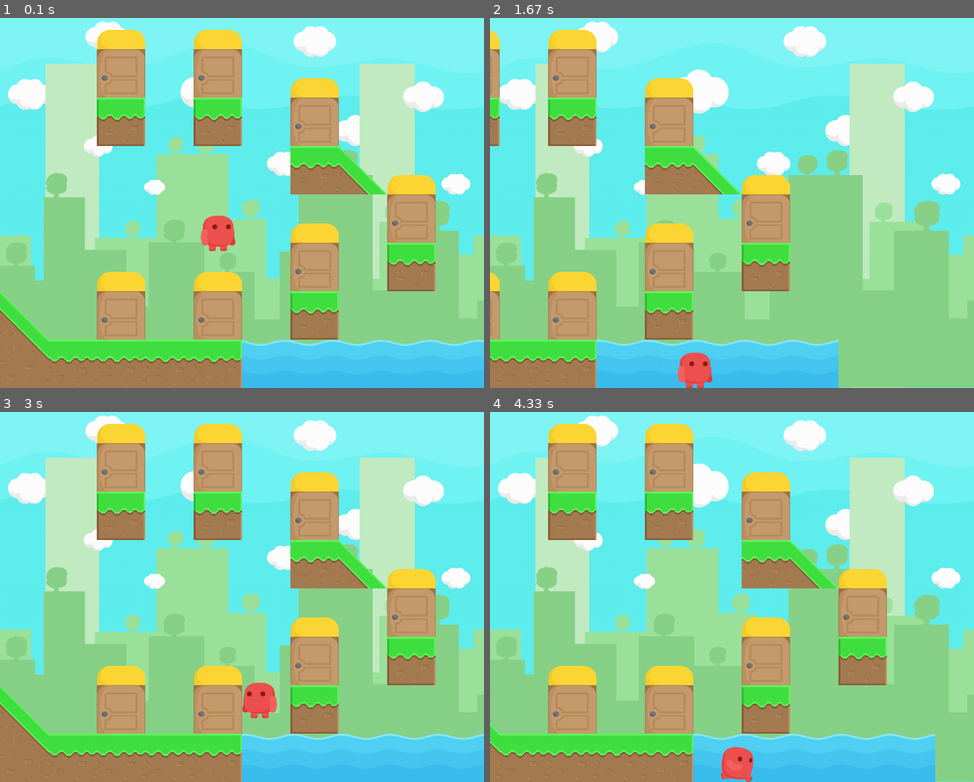
Above: before the commit, frames 1-4 (two rows, left to right).
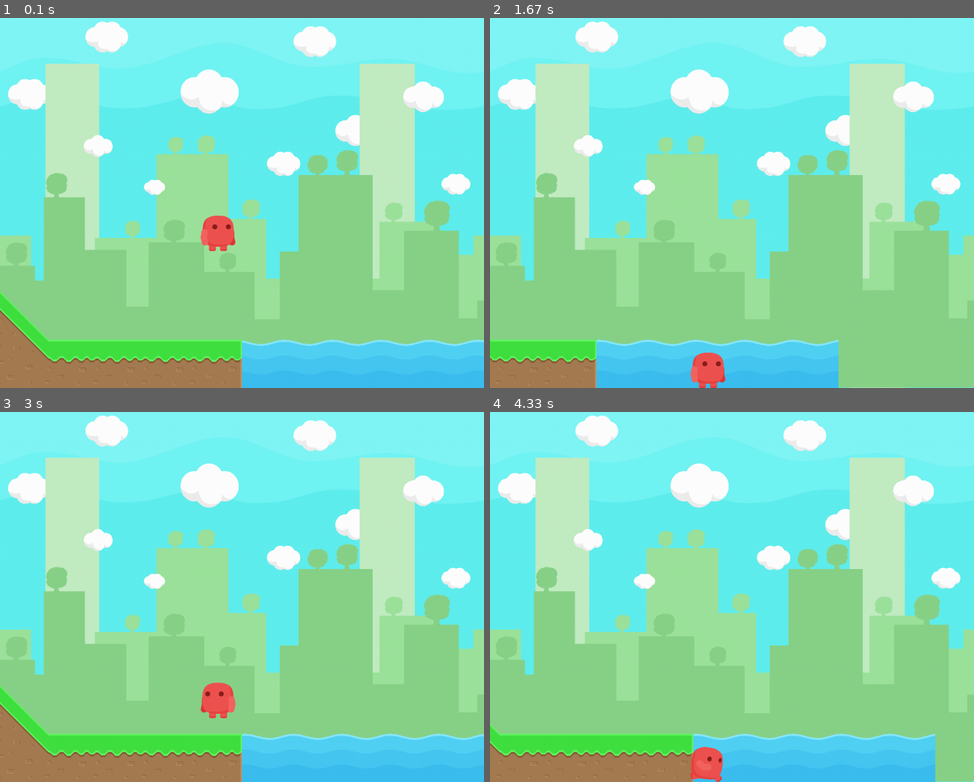
Above: after the commit, the same moments.

Repository: RogiVerakot/platformer-on-pygame
Game: pygame game, started from main.py
Two runs of this game, one before a commit and one after it. Both use one fixed random seed, a clock stepped at 60 frames per second and the inputs below.
Inputs:
- Up to frame 1 (0.1 s): no input
- Up to frame 2 (1.67 s): hold Right 0.33-0.8 s; hold Up 0.83-1.13 s; hold Right 1.17-1.63 s
- Up to frame 3 (3 s): hold Left 1.67-2.2 s; hold Left 2.23-2.63 s; hold Up from 2.67 s (still down)
- Up to frame 4 (4.33 s): release Up at 3.03 s; hold Right 3.07-3.7 s; hold Left 3.73-4.2 s; hold Right from 4.23 s (still down)

The runs differ from the first frame. In frame 1, 20% of the frame differs, in the area x 20-90%, y 3-87%; in frame 2, 16%; in frame 3, 20%; in frame 4, 21%, in the area x 12-82%, y 3-100%.

Commit message:
I updated start level

Diff:
--- a/main.py
+++ b/main.py
@@ -3,181 +3,196 @@
 from player import Player
 from tiles import GrassMid, Grass, GrassRight, GrassHillRight, GrassHillRight2
 from wave_animation import WaveAnimation
-from platforms import *
-
-def main():
-    # Инициализация Pygame
-    pygame.init()
-    WIDTH, HEIGHT = 1000, 800
-    screen = pygame.display.set_mode((WIDTH, HEIGHT))
-    pygame.display.set_caption("Platformer Game")
-    clock = pygame.time.Clock()
-    running = True
-
-    # Загрузка ресурсов
-    bg_image = pygame.image.load(
-        "res/Free Platform Game Assets/Backgrounds/New Background ( Update 1.7 )/2048x1536/Background/NewBackground2048x1536.png")
-    background = pygame.transform.scale(bg_image, (WIDTH, HEIGHT))
-
-    # Инициализация игровых объектов
-    player = Player(frames_folder_run="res_animation_run", height=73)
-
-    wave_animations = [
-        WaveAnimation((x, 750), width=100, height=100)
-        for x in range(550, 951, 100)
-    ]
-
-    def handle_events():
-        nonlocal running
-        for event in pygame.event.get():
-            if event.type == pygame.QUIT:
-                running = False
-            if event.type == pygame.KEYDOWN:
-                if event.key == pygame.K_UP:
-                    if player.on_ground:
-                        player.jump()
-                        player.on_ground = False
-
-    def handle_input():
-        keys = pygame.key.get_pressed()
+import platforms
+
+# Инициализация Pygame
+pygame.init()
+WIDTH, HEIGHT = 1000, 800
+screen = pygame.display.set_mode((WIDTH, HEIGHT))
+pygame.display.set_caption("Platformer Game")
+clock = pygame.time.Clock()
+running = True
+
+# Загрузка ресурсов
+bg_image = pygame.image.load(
+    "res/Free Platform Game Assets/Backgrounds/New Background ( Update 1.7 )/2048x1536/Background/NewBackground2048x1536.png")
+background = pygame.transform.scale(bg_image, (WIDTH, HEIGHT))
+
+# Инициализация игровых объектов
+player = Player(frames_folder_run="res_animation_run", height=73)
+
+wave_animations = [
+    WaveAnimation((x, 750), width=100, height=100)
+    for x in range(550, 951, 100)
+]
+
+def handle_events():
+    global running
+    for event in pygame.event.get():
+        if event.type == pygame.QUIT:
+            running = False
+        if event.type == pygame.KEYDOWN:
+            if event.key == pygame.K_UP:
+                if player.on_ground:
+                    player.jump()
+                    player.on_ground = False
+
+def handle_input():
+    keys = pygame.key.get_pressed()
+    player.speed_x = 0
+    # Обработка ввода (если требуется)
+    if keys[pygame.K_LEFT]:
+        player.speed_x = -5
+    elif keys[pygame.K_RIGHT]:
+        player.speed_x = 5
+    else:
         player.speed_x = 0
-        # Обработка ввода (если требуется)
-        if keys[pygame.K_LEFT]:
-            player.speed_x = -5
-        elif keys[pygame.K_RIGHT]:
-            player.speed_x = 5
+
+def update():
+    # Получаем направление движения от игрока
+    move_direction = player.update()
+
+    # Двигаем все платформы в противоположную сторону
+    if move_direction != 0:
+        if platforms.level == 0:
+            for platform in platforms.platforms:
+                platform.rect.x += move_direction * 5  # 5 - скорость движения
+        elif platforms.level == 1:
+            for platform in platforms.platforms_2:
+                platform.rect.x += move_direction * 5  # 5 - скорость движения
+
+        # Двигаем анимации волн тоже
+        for wave in wave_animations:
+            wave.rect.x += move_direction * 5
+
+    if platforms.level == 0:
+        if move_direction != 0:
+            for door in platforms.doors:
+                door.rect.x += move_direction * 5  # 5 - скорость движения
+
+    # Проверка коллизий (остаётся без изменений)
+    # player.on_ground = False
+    # for platform in platforms.platforms:
+    #     if player.rect.colliderect(platform.rect):
+    #         handle_collision(platform)
+    #
+    # for door in platforms.doors:
+    #     if player.rect.colliderect(door.rect):
+    #         platforms.level += 1
+
+    # Границы экрана (теперь проверяем, чтобы игрок не уходил за пределы)
+    handle_screen_bounds()
+
+    # Обновление анимаций волн
+    for wave in wave_animations:
+        wave.update()
+
+def handle_collision(platform):
+    if hasattr(platform, 'is_slope') and platform.is_slope:
+        return handle_slope_collision(platform)
+    return handle_standard_collision(platform)
+
+def handle_standard_collision(platform):
+    dx = min(player.rect.right - platform.rect.left,
+             platform.rect.right - player.rect.left)
+    dy = min(player.rect.bottom - platform.rect.top,
+             platform.rect.bottom - player.rect.top)
+
+    if dx < dy:
+        if player.rect.centerx < platform.rect.centerx:
+            player.rect.right = platform.rect.left
         else:
-            player.speed_x = 0
-
-    def update():
-        # Получаем направление движения от игрока
-        move_direction = player.update()
-
-        # Двигаем все платформы в противоположную сторону
-        if move_direction != 0:
-            for platform in platforms:
-                platform.rect.x += move_direction * 5  # 5 - скорость движения
-
-            # Двигаем анимации волн тоже
-            for wave in wave_animations:
-                wave.rect.x += move_direction * 5
-
-        if level == 0:
-            if move_direction != 0:
-                for door in doors:
-                    door.rect.x += move_direction * 5  # 5 - скорость движения
-
-        # Проверка коллизий (остаётся без изменений)
-        player.on_ground = False
-        for platform in platforms:
-            if player.rect.colliderect(platform.rect):
-                handle_collision(platform)
-
-        # Границы экрана (теперь проверяем, чтобы игрок не уходил за пределы)
-        handle_screen_bounds()
-
-        # Обновление анимаций волн
-        for wave in wave_animations:
-            wave.update()
-
-    def handle_collision(platform):
-        if hasattr(platform, 'is_slope') and platform.is_slope:
-            return handle_slope_collision(platform)
-        return handle_standard_collision(platform)
-
-    def handle_standard_collision(platform):
-        dx = min(player.rect.right - platform.rect.left,
-                 platform.rect.right - player.rect.left)
-        dy = min(player.rect.bottom - platform.rect.top,
-                 platform.rect.bottom - player.rect.top)
-
-        if dx < dy:
-            if player.rect.centerx < platform.rect.centerx:
-                player.rect.right = platform.rect.left
-            else:
-                player.rect.left = platform.rect.right
-            player.speed_x = 0
+            player.rect.left = platform.rect.right
+        player.speed_x = 0
+    else:
+        if player.velocity > 0:
+            player.rect.bottom = platform.rect.top
+            player.velocity = 0
+            player.on_ground = True
         else:
-            if player.velocity > 0:
-                player.rect.bottom = platform.rect.top
+            player.rect.top = platform.rect.bottom
+            player.velocity = 0
+    return True
+
+def handle_slope_collision(platform):
+    if not (platform.rect.left <= player.rect.centerx <= platform.rect.right):
+        return False
+
+    # if isinstance(platform, GrassHillRight):
+    #     relative_x = player.rect.centerx - platform.rect.left
+    #     slope_ratio = relative_x / platform.rect.width
+    #     slope_y = platform.rect.bottom - int(slope_ratio * platform.rect.height)
+    #
+    #     if player.rect.bottom > slope_y:
+    #         if player.velocity >= 0:
+    #             player.rect.bottom = slope_y
+    #             player.velocity = 0
+    #             player.on_ground = True
+    #             player.on_slope = True
+    #             if player.speed_x > 0:
+    #                 player.rect.y -= 1
+    #             return True
+    #         else:
+    #             player.rect.top = platform.rect.bottom
+    #             player.velocity = 0
+
+    elif isinstance(platform, (GrassHillRight, GrassHillRight2)):
+        relative_x = platform.rect.right - player.rect.centerx  # Инвертируем расчет
+        slope_ratio = relative_x / platform.rect.width
+        slope_y = platform.rect.bottom - int(slope_ratio * platform.rect.height)
+
+        if player.rect.bottom > slope_y:
+            if player.velocity >= 0:
+                player.rect.bottom = slope_y
                 player.velocity = 0
                 player.on_ground = True
+                player.on_slope = True
+                if player.speed_x < 0:  # Игрок движется влево
+                    player.rect.y -= 1
+                return True
             else:
                 player.rect.top = platform.rect.bottom
                 player.velocity = 0
-        return True
-
-    def handle_slope_collision(platform):
-        if not (platform.rect.left <= player.rect.centerx <= platform.rect.right):
-            return False
-
-        # if isinstance(platform, GrassHillRight):
-        #     relative_x = player.rect.centerx - platform.rect.left
-        #     slope_ratio = relative_x / platform.rect.width
-        #     slope_y = platform.rect.bottom - int(slope_ratio * platform.rect.height)
-        #
-        #     if player.rect.bottom > slope_y:
-        #         if player.velocity >= 0:
-        #             player.rect.bottom = slope_y
-        #             player.velocity = 0
-        #             player.on_ground = True
-        #             player.on_slope = True
-        #             if player.speed_x > 0:
-        #                 player.rect.y -= 1
-        #             return True
-        #         else:
-        #             player.rect.top = platform.rect.bottom
-        #             player.velocity = 0
-
-        elif isinstance(platform, (GrassHillRight, GrassHillRight2)):
-            relative_x = platform.rect.right - player.rect.centerx  # Инвертируем расчет
-            slope_ratio = relative_x / platform.rect.width
-            slope_y = platform.rect.bottom - int(slope_ratio * platform.rect.height)
-
-            if player.rect.bottom > slope_y:
-                if player.velocity >= 0:
-                    player.rect.bottom = slope_y
-                    player.velocity = 0
-                    player.on_ground = True
-                    player.on_slope = True
-                    if player.speed_x < 0:  # Игрок движется влево
-                        player.rect.y -= 1
-                    return True
-                else:
-                    player.rect.top = platform.rect.bottom
-                    player.velocity = 0
-        return False
-
-    def handle_screen_bounds():
-        # # Удерживаем игрока в пределах экрана по горизонтали
-        # if player.rect.left < 50:  # Левая граница
-        #     player.rect.left = 50
-        # elif player.rect.right > WIDTH - 50:  # Правая граница
-        #     player.rect.right = WIDTH - 50
-        #
-        # Нижняя граница (если игрок падает вниз)
-        if player.rect.bottom > HEIGHT:
-            player.rect.bottom = HEIGHT
-            player.velocity = 0
-            player.on_ground = True
-
-    def render():
-        screen.blit(background, (0, 0))
-
-        for platform in platforms:
+    return False
+
+def handle_screen_bounds():
+    # # Удерживаем игрока в пределах экрана по горизонтали
+    # if player.rect.left < 50:  # Левая граница
+    #     player.rect.left = 50
+    # elif player.rect.right > WIDTH - 50:  # Правая граница
+    #     player.rect.right = WIDTH - 50
+    #
+    # Нижняя граница (если игрок падает вниз)
+    if player.rect.bottom > HEIGHT:
+        player.rect.bottom = HEIGHT
+        player.velocity = 0
+        player.on_ground = True
+
+def render():
+    screen.blit(background, (0, 0))
+
+    if platforms.level == 0:
+        for platform in platforms.platforms:
             if 0 <= platform.rect.y <= HEIGHT:
                 screen.blit(platform.image, platform.rect)
 
-        if level == 0:
-            for door in doors:
-                if 0 <= door.rect.y <= HEIGHT:
-                    screen.blit(door.image, door.rect)
-
-        for wave in wave_animations:
-            wave.draw(screen)
-
-        screen.blit(player.image, player.rect)
-        pygame.display.flip()
+    elif platforms.level == 1:
+        for platform in platforms.platforms_2:
+            if 0 <= platform.rect.y <= HEIGHT:
+                screen.blit(platform.image, platform.rect)
+
+    if platforms.level == 0:
+        for door in platforms.doors:
+            if 0 <= door.rect.y <= HEIGHT:
+                screen.blit(door.image, door.rect)
+
+    for wave in wave_animations:
+        wave.draw(screen)
+
+    screen.blit(player.image, player.rect)
+    pygame.display.flip()
+
+def main():
 
     # Главный игровой цикл
     while running:
--- a/platforms.py
+++ b/platforms.py
@@ -1,46 +1,44 @@
 from tiles import *
 
-level = 0
+level = 1
 
-if level == 0:
-    platforms = [
-            GrassMid(150, 800),
-            GrassMid(250, 800),
-            GrassMid(350, 800),
-            Grass(250, 300),
-            Grass(450, 300),
-            Grass(650, 700),
-            Grass(850, 600),
-            GrassHillRight(700, 400),
-            GrassMid(650, 400),
-            GrassRight(450, 800),
-            GrassHillRight(0, 700),
-            GrassHillRight2(50, 800)
-        ]
-
-elif level == 1:
-    platforms = [
+platforms = [
         GrassMid(150, 800),
         GrassMid(250, 800),
         GrassMid(350, 800),
-        # Grass(250, 300),
-        # Grass(450, 300),
-        # Grass(650, 700),
-        # Grass(850, 600),
-        # GrassHillRight(700, 400),
-        # GrassMid(650, 400),
+        Grass(250, 300),
+        Grass(450, 300),
+        Grass(650, 700),
+        Grass(850, 600),
+        GrassHillRight(700, 400),
+        GrassMid(650, 400),
         GrassRight(450, 800),
         GrassHillRight(0, 700),
         GrassHillRight2(50, 800)
     ]
 
+platforms_2 = [
+    GrassMid(150, 800),
+    GrassMid(250, 800),
+    GrassMid(350, 800),
+    # Grass(250, 300),
+    # Grass(450, 300),
+    # Grass(650, 700),
+    # Grass(850, 600),
+    # GrassHillRight(700, 400),
+    # GrassMid(650, 400),
+    GrassRight(450, 800),
+    GrassHillRight(0, 700),
+    GrassHillRight2(50, 800)
+]
+
 doors = [
-    Door(450, 700),
-    Door(250, 700),
+    # Door(450, 700),
+    # Door(250, 700),
     Door(250, 200),
-    Door(450, 200),
-    Door(650, 300),
-    Door(650, 600),
+    # Door(450, 200),
+    # Door(650, 300),
+    # Door(650, 600),
     Door(850, 500),
     # Door_2(),
     # Door_2(),
@@ -49,12 +47,12 @@
     # Door_2(),
     # Door_2(),
     # Door_2(),
-    Door_3(450, 659),
-    Door_3(250, 659),
+    # Door_3(450, 659),
+    # Door_3(250, 659),
     Door_3(250, 159),
-    Door_3(450, 159),
-    Door_3(650, 259),
-    Door_3(650, 559),
+    # Door_3(450, 159),
+    # Door_3(650, 259),
+    # Door_3(650, 559),
     Door_3(850, 459),
 
 ]
--- a/player.py
+++ b/player.py
@@ -1,6 +1,6 @@
 import pygame
 import os
-from platforms import platforms
+from platforms import *
 
 class Player(pygame.sprite.Sprite):
     def load_animation_frames(self, folder_path="res_animation_run", height=None):
